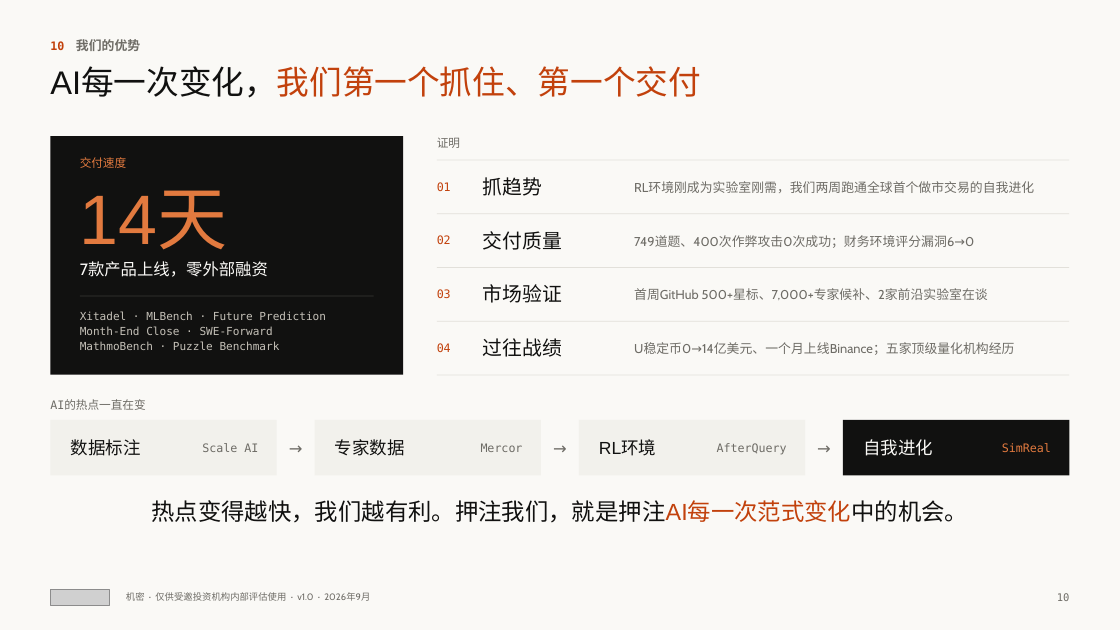
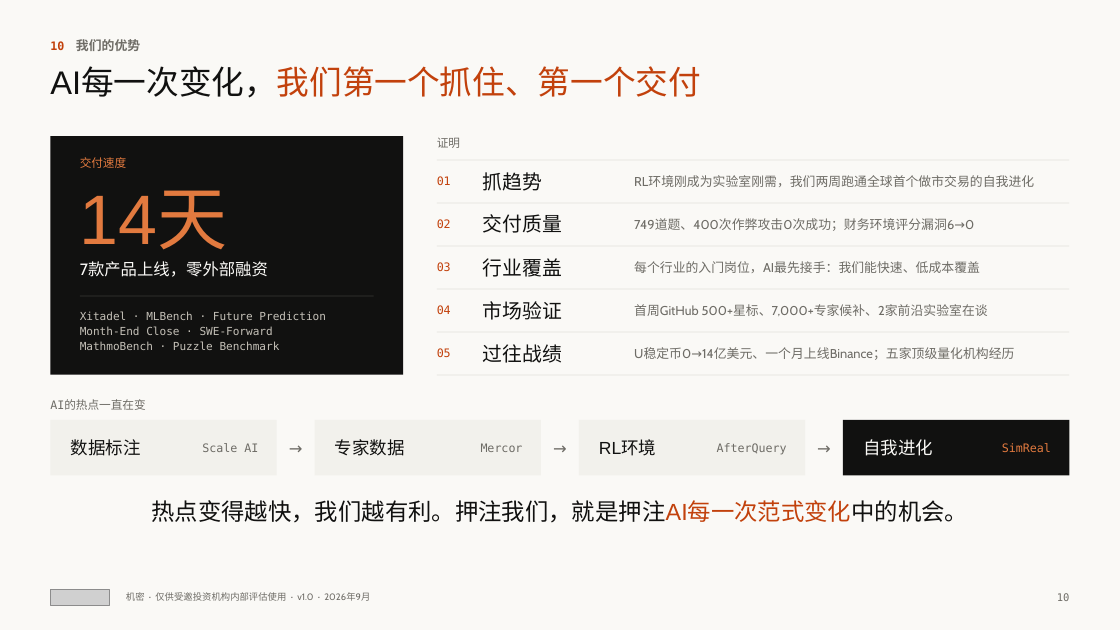
Before and after one commit to wangchen0802/Delta1, a slide deck: slide 10 of SimReal-BP-v17.pptx. Drawn at 1120x630 pixels with LibreOffice and Linux fonts; fonts in the diff are those of the drawing; grey boxes stand for pictures. Boxes give left, top, right and bottom in pixels: in the first picture for what was removed or moved away, otherwise in the second. Text is boxed around its words. In the diff, an @@ line names an element or a change of style, - is before the commit and + after.

```diff
--- a/SimReal-BP-v17.pptx
+++ b/SimReal-BP-v17.pptx
@@ text "01": place and size @@
-text "01" at <box>437,182,451,191</box>
+text "01" at <box>437,176,451,185</box>
@@ text "抓趋势": place and size @@
-text "抓趋势" at <box>483,177,543,196</box>
+text "抓趋势" at <box>483,172,543,191</box>
@@ text "RL环境刚成为实验室刚需，我们两周跑通全球首个做市交易的自我进化": place and size @@
-text "RL环境刚成为实验室刚需，我们两周跑通全球首个做市交易的自我进化" at <box>634,181,1034,193</box>
+text "RL环境刚成为实验室刚需，我们两周跑通全球首个做市交易的自我进化" at <box>634,176,1034,187</box>
@@ text "02": place and size @@
-text "02" at <box>437,235,451,244</box>
+text "02" at <box>437,219,451,228</box>
@@ rectangle: place and size @@
-rectangle at <box>437,213,1070,214</box>
+rectangle at <box>437,202,1070,203</box>
@@ text "交付质量": place and size @@
-text "交付质量" at <box>483,231,562,250</box>
+text "交付质量" at <box>483,214,562,233</box>
@@ text "749道题、400次作弊攻击0次成功；财务环境评分漏洞6→0": place and size @@
-text "749道题、400次作弊攻击0次成功；财务环境评分漏洞6→0" at <box>634,235,974,248</box>
+text "749道题、400次作弊攻击0次成功；财务环境评分漏洞6→0" at <box>634,219,974,231</box>
@@ text "03": place and size @@
-text "03" at <box>437,289,451,298</box>
+text "03" at <box>437,262,451,271</box>
@@ rectangle: place and size @@
-rectangle at <box>437,267,1070,268</box>
+rectangle at <box>437,245,1070,246</box>
@@ text added at <box>483,258,562,277</box>, 17 pt, text #111110 @@
+行业覆盖
@@ text added at <box>634,261,980,273</box>, 11 pt, text #6E6C66 @@
+每个行业的入门岗位，AI最先接手：我们能快速、低成本覆盖
@@ text "04": place and size @@
-text "04" at <box>437,343,451,352</box>
+text "04" at <box>437,305,451,314</box>
@@ rectangle added at <box>437,289,1070,290</box>, fill #E2E0DA @@
@@ text "市场验证": place and size @@
-text "市场验证" at <box>483,284,562,303</box>
+text "市场验证" at <box>483,301,562,320</box>
@@ text "首周GitHub 500+星标、7,000+专家候补、2家前沿实验室在谈": place and size @@
-text "首周GitHub 500+星标、7,000+专家候补、2家前沿实验室在谈" at <box>634,288,988,300</box>
+text "首周GitHub 500+星标、7,000+专家候补、2家前沿实验室在谈" at <box>634,304,988,316</box>
@@ rectangle: place and size @@
-rectangle at <box>437,321,1070,322</box>
+rectangle at <box>437,332,1070,333</box>
@@ text added at <box>437,348,451,357</box>, 10 pt, text #C2410C @@
+05
@@ text "过往战绩": place and size @@
-text "过往战绩" at <box>483,338,562,357</box>
+text "过往战绩" at <box>483,344,562,363</box>
@@ text "U稳定币0→14亿美元、一个月上线Binance；五家顶级量化机构经历": place and size @@
-text "U稳定币0→14亿美元、一个月上线Binance；五家顶级量化机构经历" at <box>634,342,1015,355</box>
+text "U稳定币0→14亿美元、一个月上线Binance；五家顶级量化机构经历" at <box>634,347,1015,360</box>
```
Also in this commit, not shown: 3 other slides changed, 2 other files.
